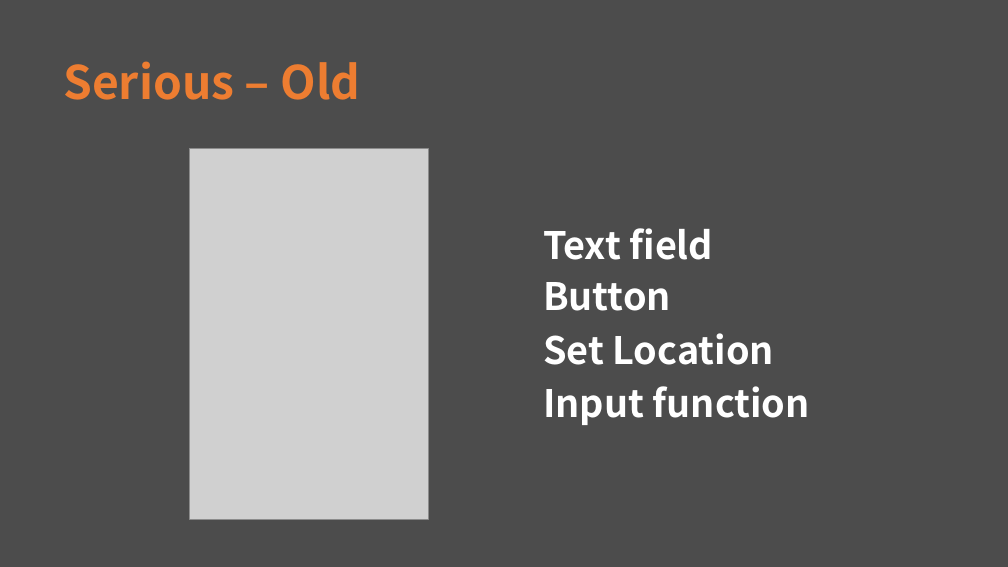
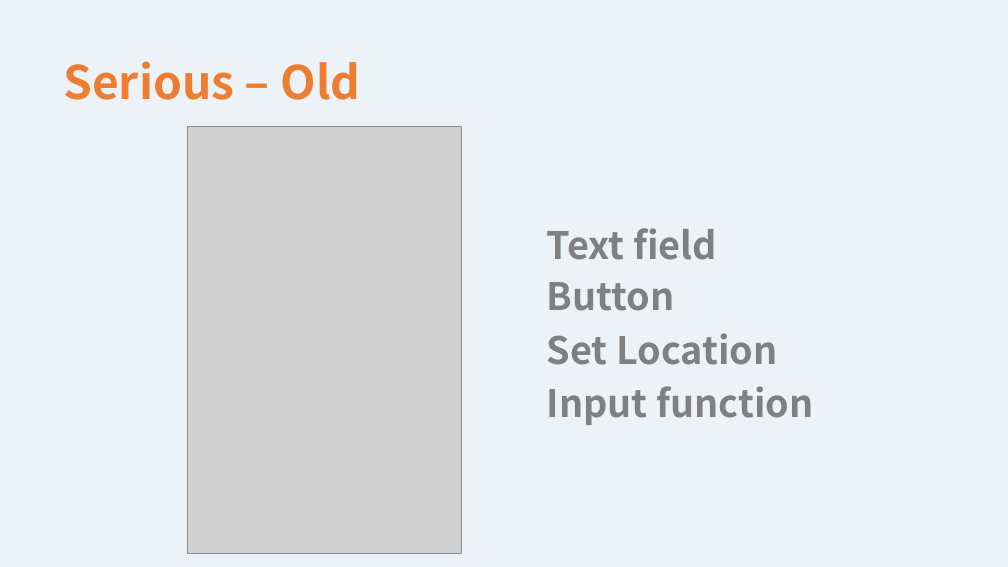
Before and after one commit to hbseo/desktop_calculator, a slide deck: slide 5 of The Others/Final.pptx (slide 4 before the commit). Drawn at 1008x567 pixels with LibreOffice and Linux fonts; fonts in the diff are those of the drawing; grey boxes stand for pictures. Boxes give left, top, right and bottom in pixels: in the first picture for what was removed or moved away, otherwise in the second. Text is boxed around its words. In the diff, an @@ line names an element or a change of style, - is before the commit and + after.

```diff
--- a/The Others/Final.pptx
+++ b/The Others/Final.pptx
@@ background #4C4C4C to #EDF2F7 @@
@@ picture: place and size @@
-picture at (190, 148, 428, 520)
+picture at (188, 127, 462, 554)
@@ text colour #FFFFFF to #808080 in 4 elements at (547, 386, 813, 425), (547, 228, 717, 260), (547, 282, 675, 311), (547, 333, 777, 365) @@
```
Also in this commit, not shown: 8 other slides changed, 10 slides added, 3 slides removed.
